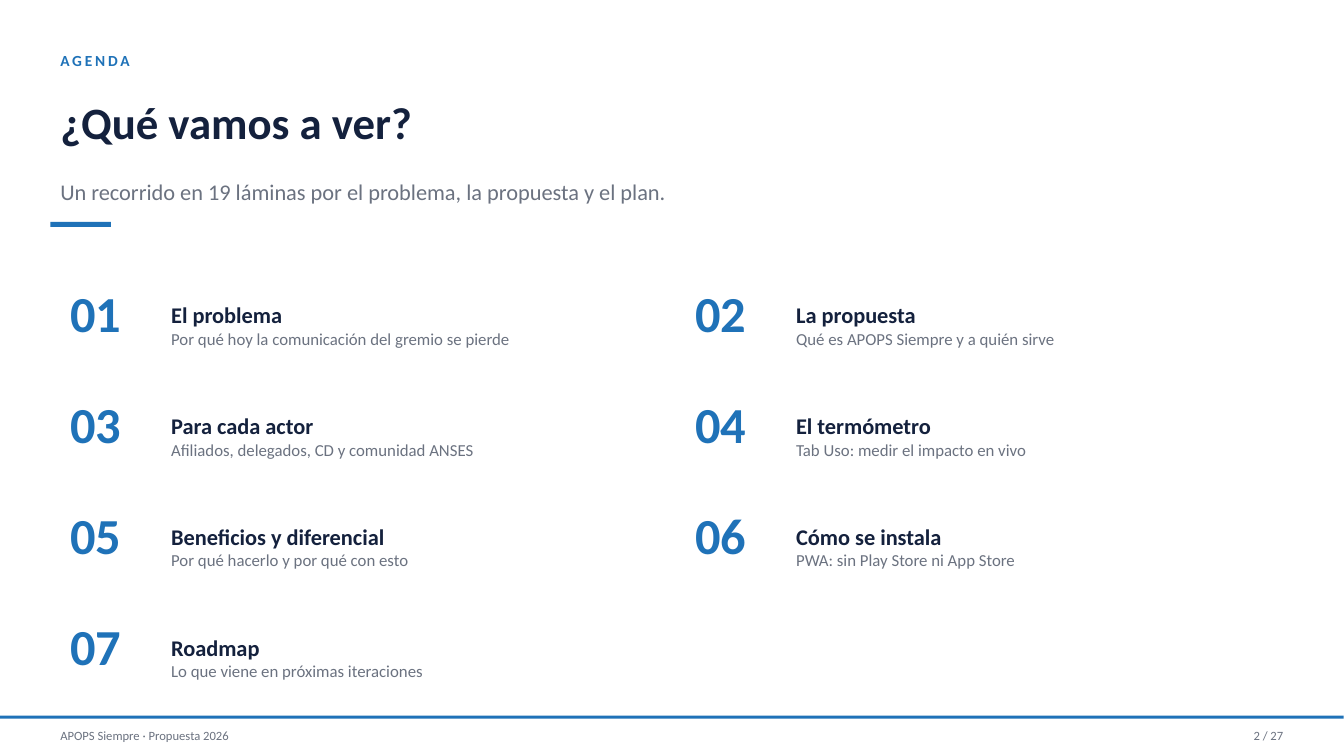
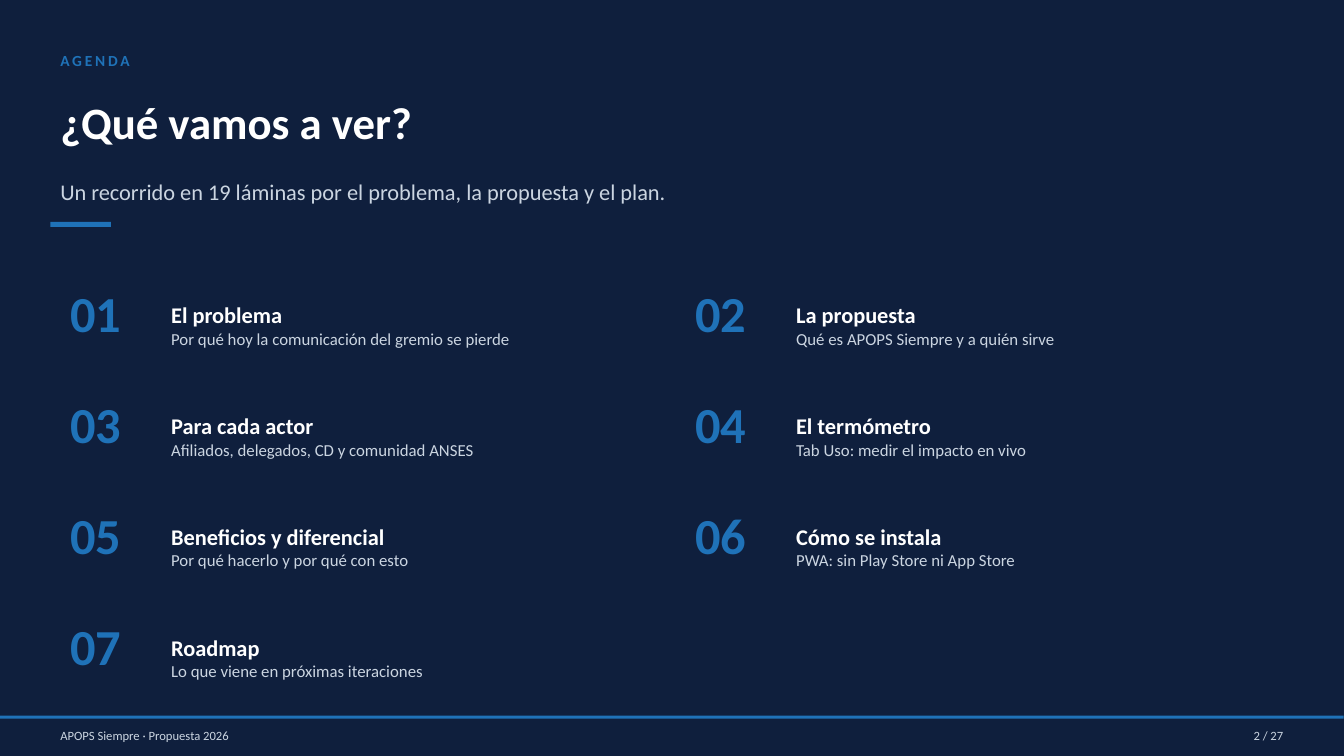
Before and after one commit to saadypacheco/apops, a slide deck: slide 2 of Presentacion-APOPS-Siempre.pptx. Drawn at 1344x756 pixels with LibreOffice and Linux fonts; fonts in the diff are those of the drawing. Boxes give left, top, right and bottom in pixels: in the first picture for what was removed or moved away, otherwise in the second. Text is boxed around its words. In the diff, an @@ line names an element or a change of style, - is before the commit and + after.

```diff
--- a/Presentacion-APOPS-Siempre.pptx
+++ b/Presentacion-APOPS-Siempre.pptx
@@ background #FFFFFF to #0F1F3D @@
@@ text "¿Qué vamos a ver?" at [60,108,412,147]: text colour #14213D to #FFFFFF @@
@@ text "El problema" at [171,307,510,348]: text colour #14213D to #FFFFFF in "El problema"; text colour #6B7280 to #CBD5E1 in "Por qué hoy la comunicación del gremio ..." @@
@@ text "La propuesta" at [796,308,1054,348]: text colour #14213D to #FFFFFF in "La propuesta"; text colour #6B7280 to #CBD5E1 in "Qué es APOPS Siempre y a quién ..." @@
@@ text "Para cada actor" at [171,418,473,459]: text colour #14213D to #FFFFFF in "Para cada actor"; text colour #6B7280 to #CBD5E1 in "Afiliados, delegados, CD y comunidad ANSES" @@
@@ text "El termómetro" at [796,418,1026,459]: text colour #14213D to #FFFFFF in "El termómetro"; text colour #6B7280 to #CBD5E1 in "Tab Uso: medir el impacto en vivo" @@
@@ text "Beneficios y diferencial" at [171,529,408,569]: text colour #14213D to #FFFFFF in "Beneficios y diferencial"; text colour #6B7280 to #CBD5E1 in "Por qué hacerlo y por qué con ..." @@
@@ text "Cómo se instala" at [796,529,1015,569]: text colour #14213D to #FFFFFF in "Cómo se instala"; text colour #6B7280 to #CBD5E1 in "PWA: sin Play Store ni App Store" @@
@@ text "Roadmap" at [171,640,423,680]: text colour #14213D to #FFFFFF in "Roadmap"; text colour #6B7280 to #CBD5E1 in "Lo que viene en próximas iteraciones" @@
@@ text colour #6B7280 to #CBD5E1 in 3 elements at [60,184,665,204], [60,731,229,742], [1254,732,1283,740] @@
```
Also in this commit, not shown: 25 other slides changed, 1 other file.
